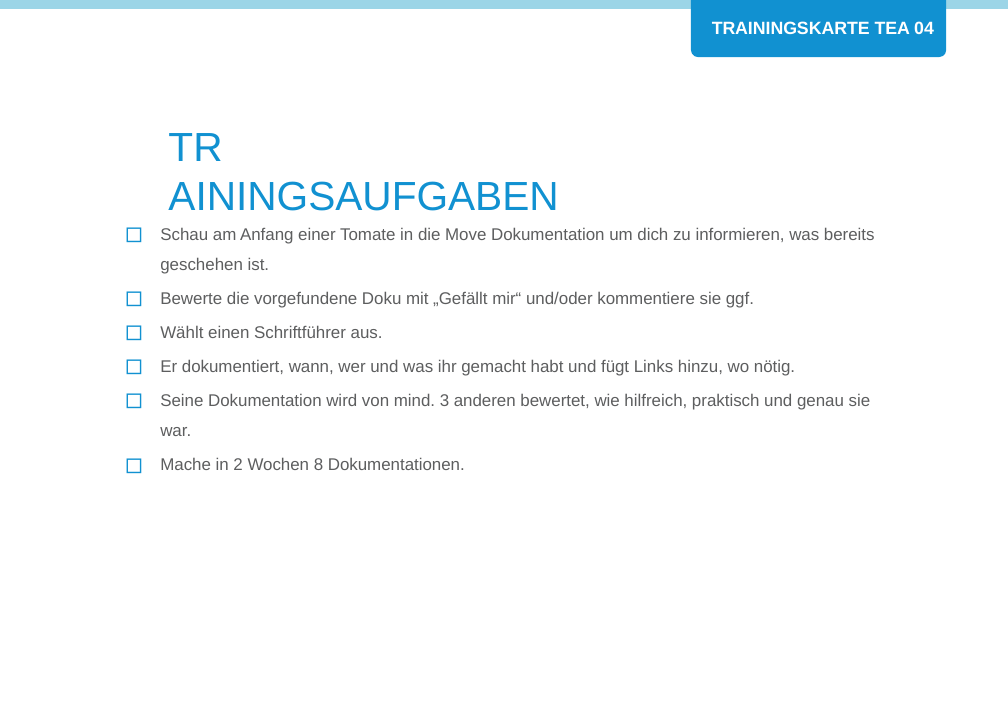
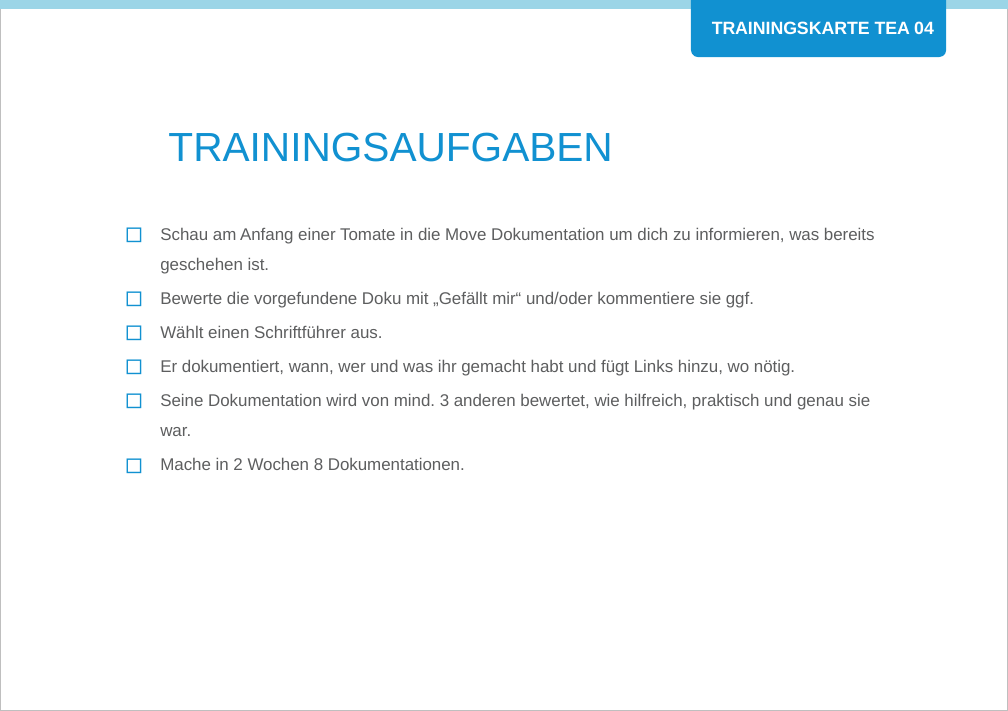
Before and after one commit to Teamtool/training-materials, a slide deck: slide 2 of agile moves/Teamplay (TEA)/ger_TEA_04_Nimm_Dein_Team_mit.pptx. Drawn at 1008x711 pixels with LibreOffice and Linux fonts; fonts in the diff are those of the drawing; background and template pictures are left out. Boxes give left, top, right and bottom in pixels: in the first picture for what was removed or moved away, otherwise in the second. Text is boxed around its words. In the diff, an @@ line names an element or a change of style, - is before the commit and + after.

```diff
--- a/agile moves/Teamplay (TEA)/ger_TEA_04_Nimm_Dein_Team_mit.pptx
+++ b/agile moves/Teamplay (TEA)/ger_TEA_04_Nimm_Dein_Team_mit.pptx
@@ rectangle added at [0, 0, 1008, 711], outline #BFBFBF 0.75 pt @@
@@ text at [168, 132, 612, 162]: spaces changed @@
-TR AININGSAUFGABEN
+TRAININGSAUFGABEN
```
Also in this commit, not shown: 1 other slide changed, 1 other file.
